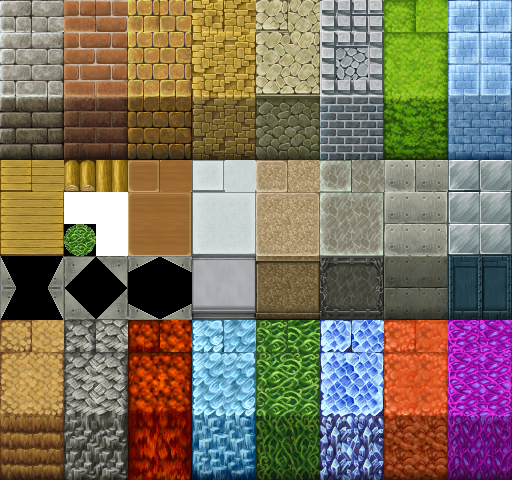
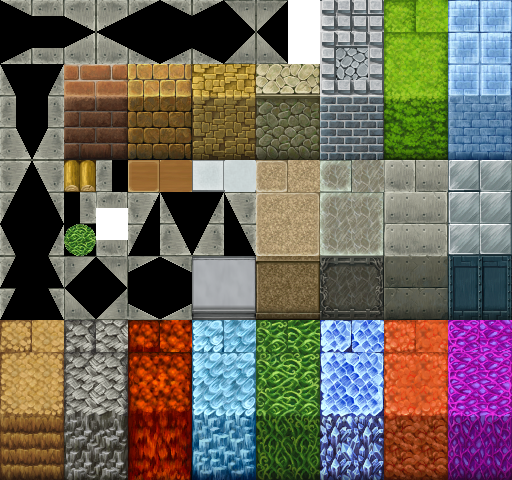
Layers edited between the first and the second 512 × 480 image:
painted on "tilesetA.png" over <box>0,0,320,320</box>
